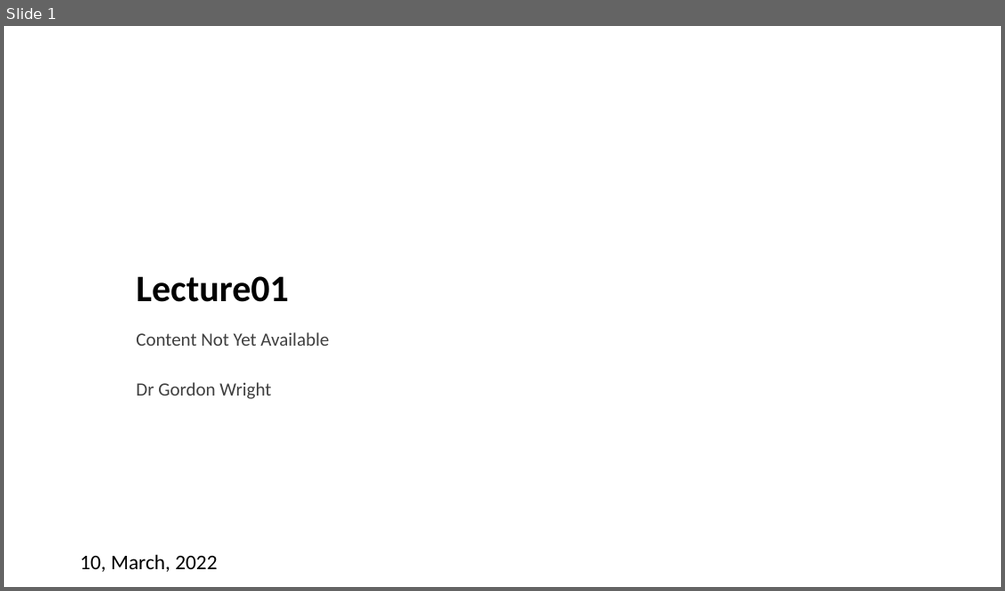
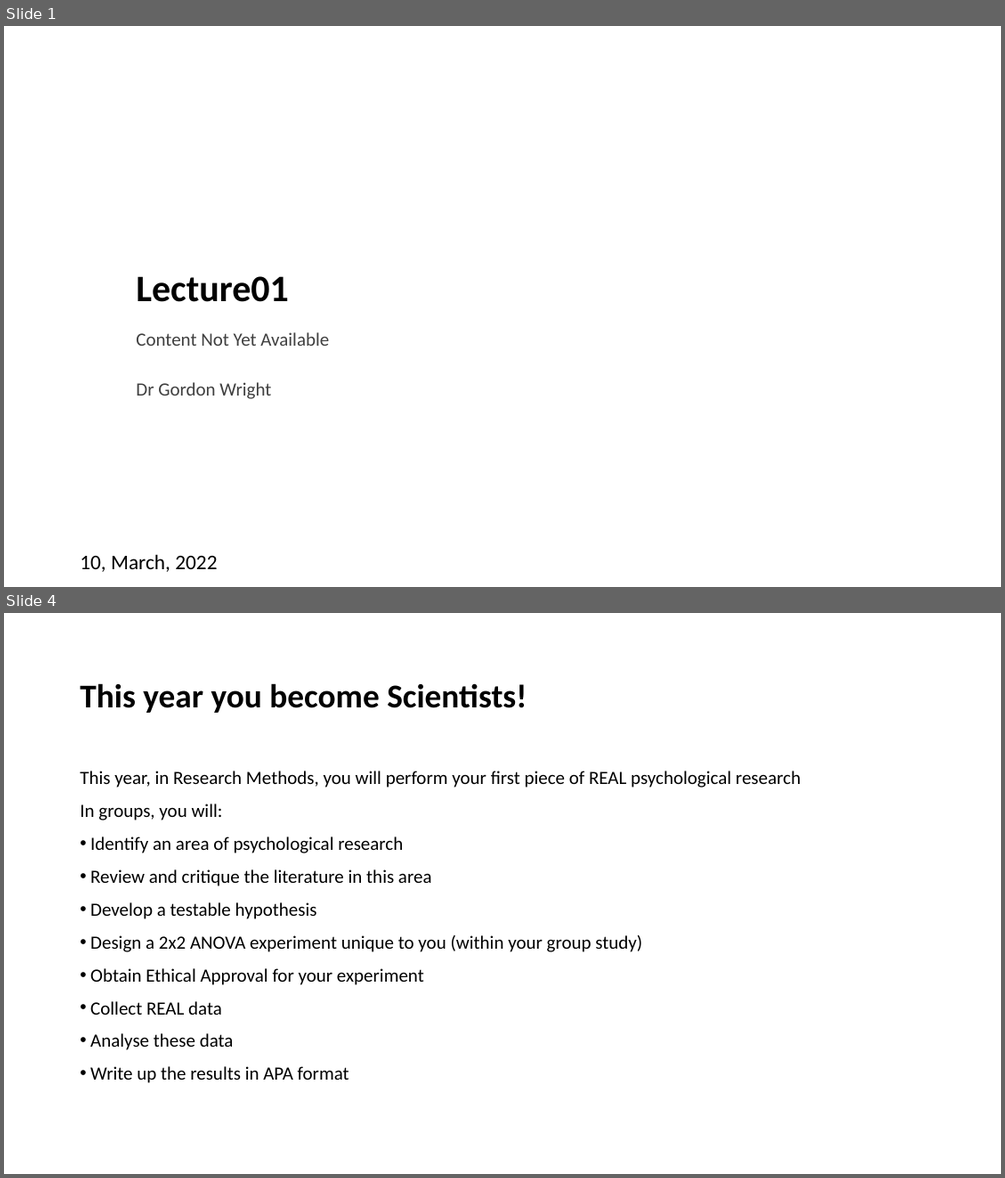
Before and after one commit to LittleMonkeyLab/PS52007Dslides, a slide deck: _site/lectures/Lecture01/Lecture01.pptx. Shown one above the other, each under a label of ours: slide 1 before the commit, slides 1 and 4 after it; the slides between them are not shown. The pictures are 1005x591 and 1005x1178 pixels, drawn with LibreOffice and Linux fonts; fonts in the diff are those of the drawing; background and template pictures are left out. Boxes give left, top, right and bottom in pixels: in the first picture for what was removed or moved away, otherwise in the second. Text is boxed around its words. In the diff, an @@ line names an element or a change of style, - is before the commit and + after.

```diff
--- a/_site/lectures/Lecture01/Lecture01.pptx
+++ b/_site/lectures/Lecture01/Lecture01.pptx
@@ slide 4 added at (x1=4, y1=613, x2=1001, y2=1174), background #FFFFFF @@
@@ title added at (x1=80, y1=683, x2=526, y2=713), 32 pt, text #000000, bold @@
+This year you become Scientists!
@@ text added at (x1=80, y1=771, x2=801, y2=1083), 18 pt, text #000000 @@
+This year, in Research Methods, you will perform your first piece of REAL psychological research
+In groups, you will:
+• Identify an area of psychological research
+• Review and critique the literature in this area
+• Develop a testable hypothesis
+• Design a 2x2 ANOVA experiment unique to you (within your group study)
+• Obtain Ethical Approval for your experiment
+• Collect REAL data
+• Analyse these data
+• Write up the results in APA format
```
Also in this commit, not shown: 1 slide changed, 14 other slides added, 7 slides removed, 27 other files.
